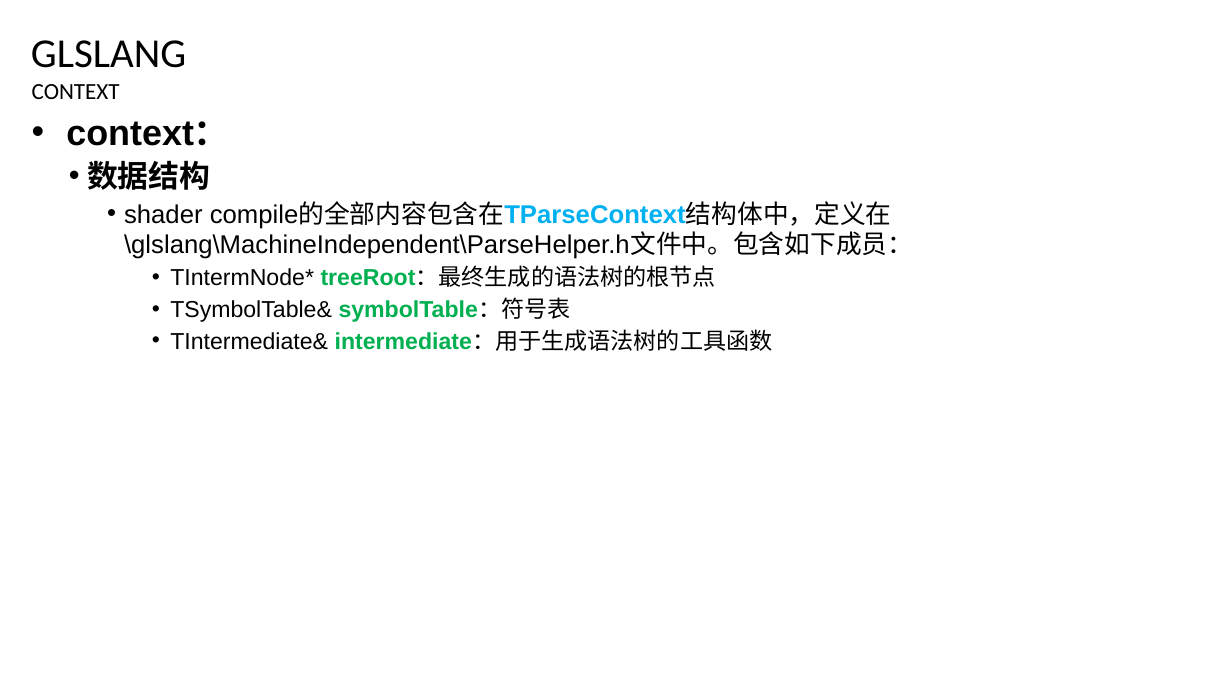
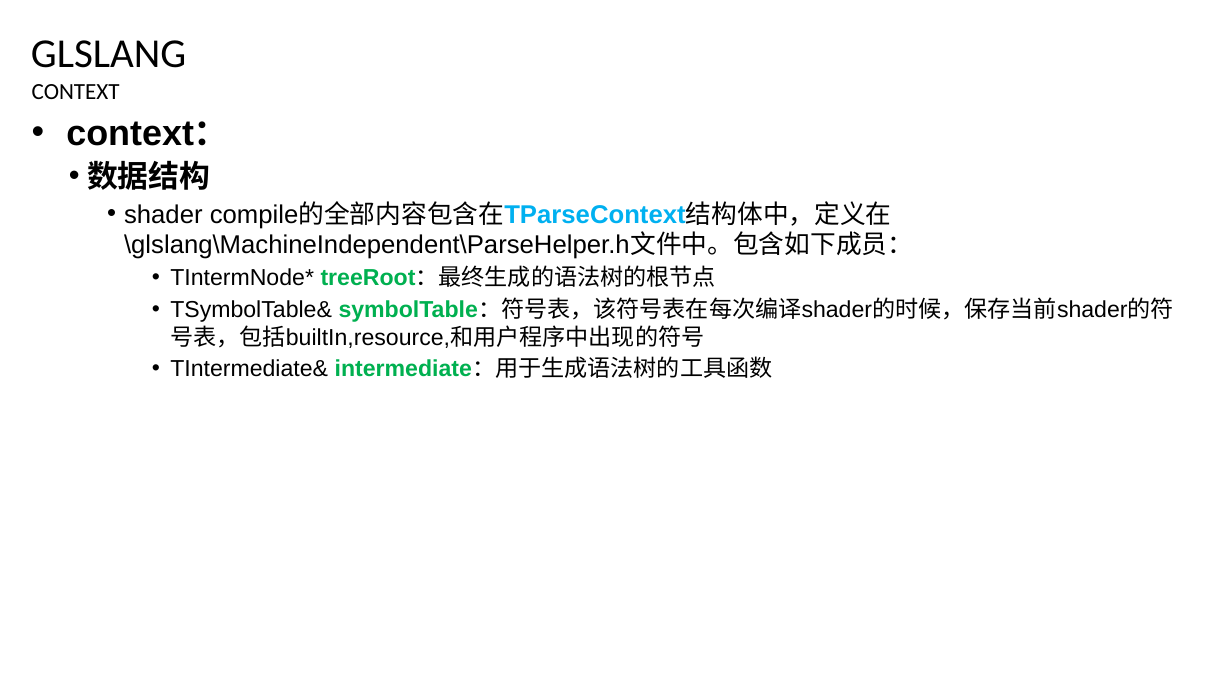
Before and after one commit to feifei14119/glslang, a slide deck: slide 6 of doc/glslang study.pptx (slide 5 before the commit). Drawn at 1232x693 pixels with LibreOffice and Linux fonts; fonts in the diff are those of the drawing; background and template pictures are left out. Boxes give left, top, right and bottom in pixels: in the first picture for what was removed or moved away, otherwise in the second. Text is boxed around its words. In the diff, an @@ line names an element or a change of style, - is before the commit and + after.

Commit message:
study symbol table

```diff
--- a/doc/glslang study.pptx
+++ b/doc/glslang study.pptx
@@ text at <box>170,299,1174,348</box>: text changed @@
-      • TSymbolTable& symbolTable：符号表
+      • TSymbolTable& symbolTable：符号表，该符号表在每次编译shader的时候，保存当前shader的符号表，包括builtIn,resource,和用户程序中出现的符号
```
Also in this commit, not shown: 4 other slides changed, 4 slides added, 10 other files.
